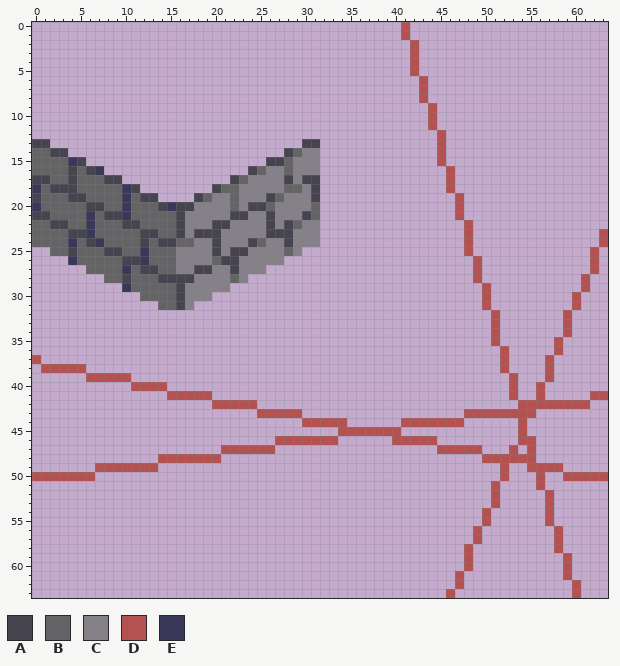
Two states of a pixel-art file, Assets/Resources/IsometricTiles/tiles_map_wall_collider_v2.aseprite. Above is the file before it was changed.
64x64 pixels, 1 frame.
Visible layers, top first: "Layer 1", "line_marker".
Palette (. is transparent): A #45444f  B #646365  C #868188  D #b45252  E #3a3858
Pixels before (only the part around the change), first column x 25:
 0 ................D......................
 1 ................D......................
 2 .................D.....................
 3 .................D.....................
 4 .................D.....................
 5 .................D.....................
 6 ..................D....................
 7 ..................D....................
 8 ..................D....................
 9 ...................D...................
10 ...................D...................
11 ...................D...................
12 ....................D..................
13 .....AA.............D..................
14 ...ABCC.............D..................
15 .AABCCC.............D..................
16 BCCBCCC..............D.................
17 CCCACAA..............D.................
18 CCCBBCA..............D.................
19 CABCCCA...............D................
20 ABCCCCB...............D................
21 CACCCAB...............D................
22 CACABCC................D...............
23 CAAACCC................D..............D
24 BCCACCC................D..............D
25 CCCBC..................D.............D.
26 CCC.....................D............D.
27 C.......................D............D.
28 ........................D...........D..
29 .........................D..........D..
30 .........................D.........D...
31 .........................D.........D...
32 ..........................D.......D....
33 ..........................D.......D....
34 ..........................D.......D....
35 ..........................D......D.....
36 ...........................D.....D.....
37 ...........................D....D......
38 ...........................D....D......
After the commit:
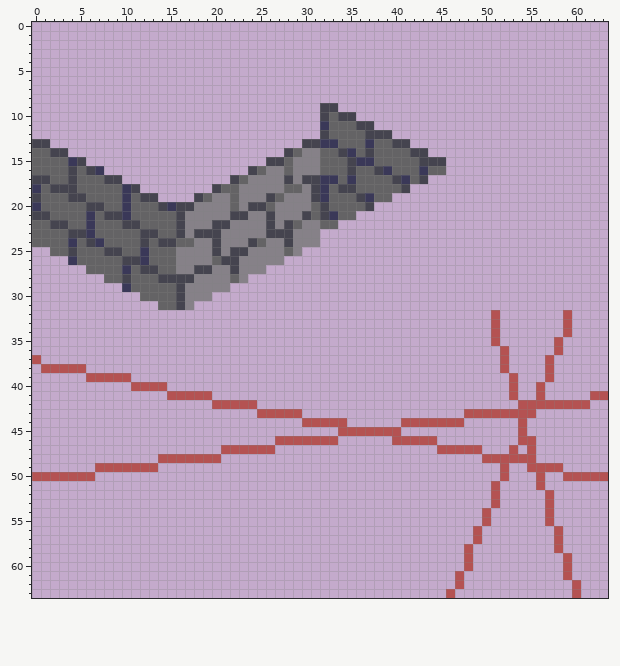
Change:
Changed rows in their new state; - is an unchanged pixel.
Layers "Layer 1", "line_marker":
first column x 32:
 0 ---------.----------------------
 1 ---------.----------------------
 2 ----------.---------------------
 3 ----------.---------------------
 4 ----------.---------------------
 5 ----------.---------------------
 6 -----------.--------------------
 7 -----------.--------------------
 8 -----------.--------------------
 9 AA----------.-------------------
10 ABAA--------.-------------------
11 EBBBAA------.-------------------
12 ABBBBAAA-----.------------------
13 EEBBBEBBAA---.------------------
14 BBAEBABBBBAA-.------------------
15 BBBAEEBBBBBAAA------------------
16 BBBABBAEBBBEBB.-----------------
17 EEBEBBBBAEBA--.-----------------
18 EBAABBBBBA----.-----------------
19 EBBBAEBB-------.----------------
20 ABBBBA---------.----------------
21 AEBB-----------.----------------
22 BB--------------.---------------
23 ----------------.--------------.
24 ----------------.--------------.
25 ----------------.-------------.-
26 -----------------.------------.-
27 -----------------.------------.-
28 -----------------.-----------.--
29 ------------------.----------.--
30 ------------------.---------.---
31 ------------------.---------.---
